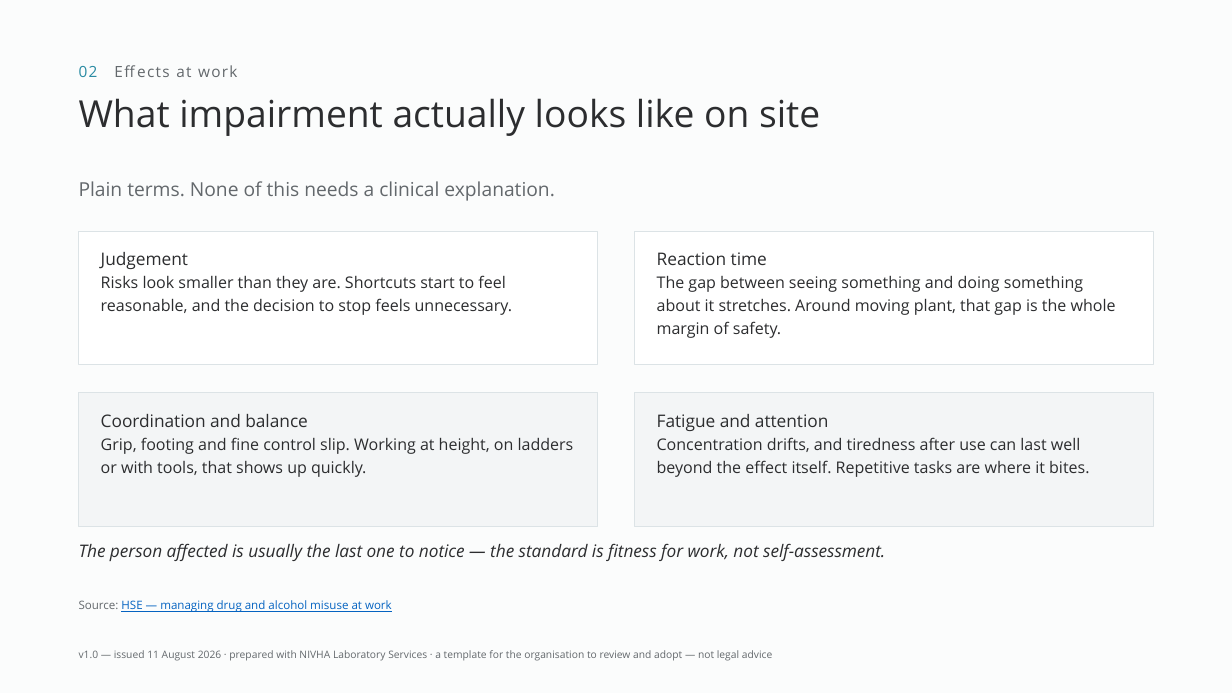
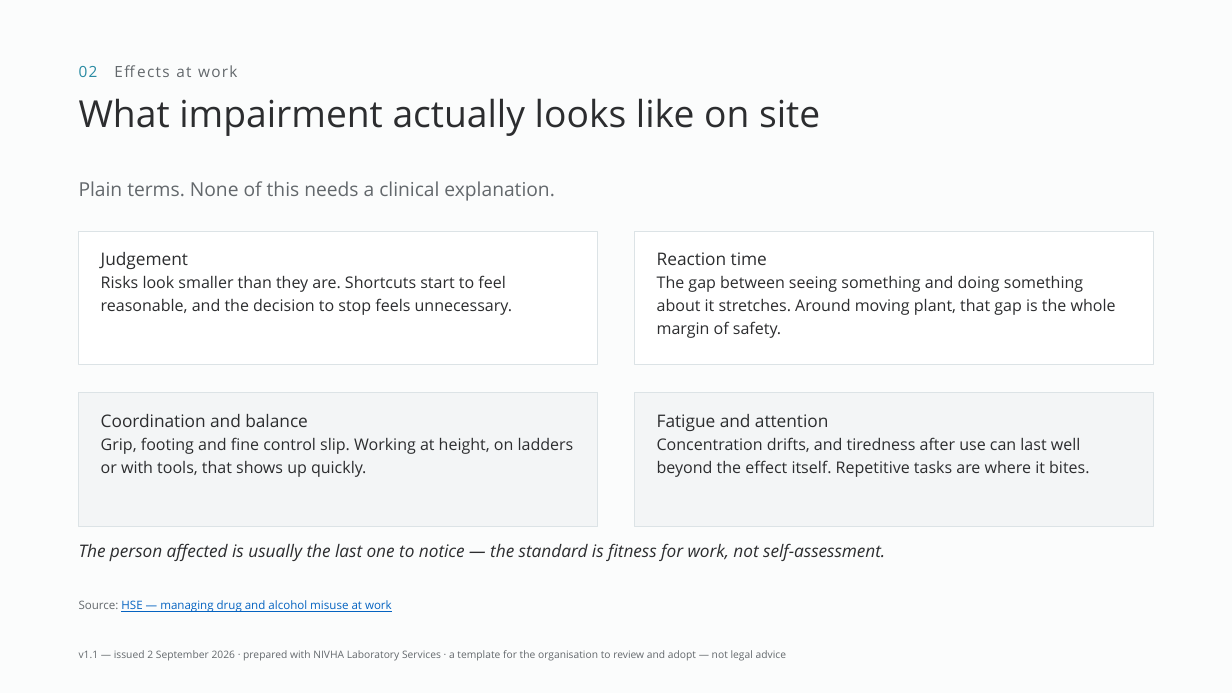
Before and after one commit to nivhalabs/nivha-feenote-prototype, a slide deck: slide 8 of assets/fulfilment/nivha_pack_03_toolbox_talk_condensed.pptx. Drawn at 1232x693 pixels with LibreOffice and Linux fonts; fonts in the diff are those of the drawing. Boxes give left, top, right and bottom in pixels: in the first picture for what was removed or moved away, otherwise in the second. Text is boxed around its words. In the diff, an @@ line names an element or a change of style, - is before the commit and + after.

```diff
--- a/assets/fulfilment/nivha_pack_03_toolbox_talk_condensed.pptx
+++ b/assets/fulfilment/nivha_pack_03_toolbox_talk_condensed.pptx
@@ text at [79, 650, 786, 661]: text changed @@
-v1.0 — issued 11 August 2026 · prepared with NIVHA Laboratory Services · a template for the organisation to review and adopt — not legal advice
+v1.1 — issued 2 September 2026 · prepared with NIVHA Laboratory Services · a template for the organisation to review and adopt — not legal advice
```
Also in this commit, not shown: 18 other slides changed, 50 other files.
